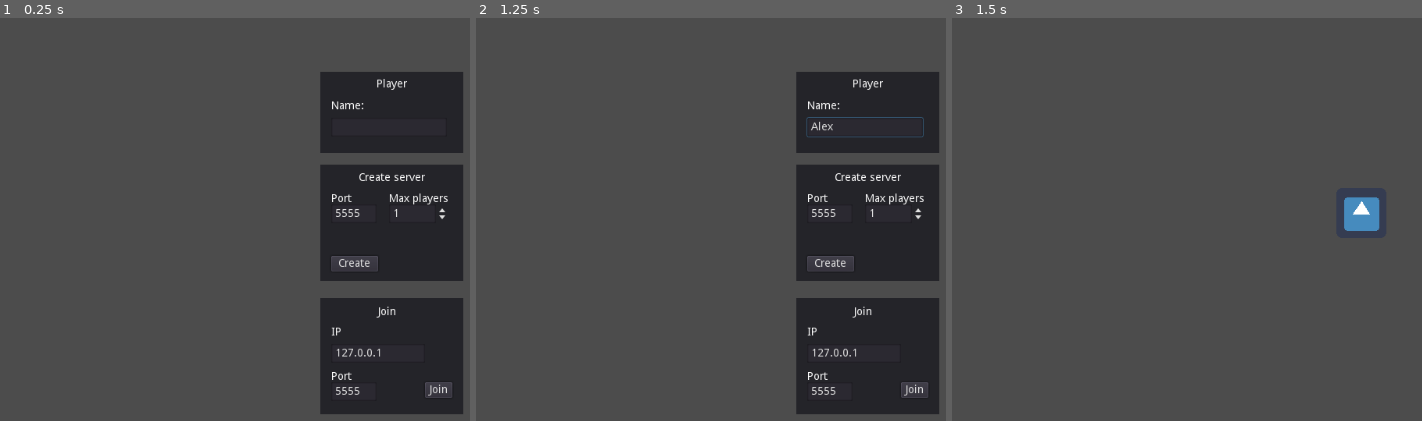
Above: before the commit, frames 1-3 (left to right).
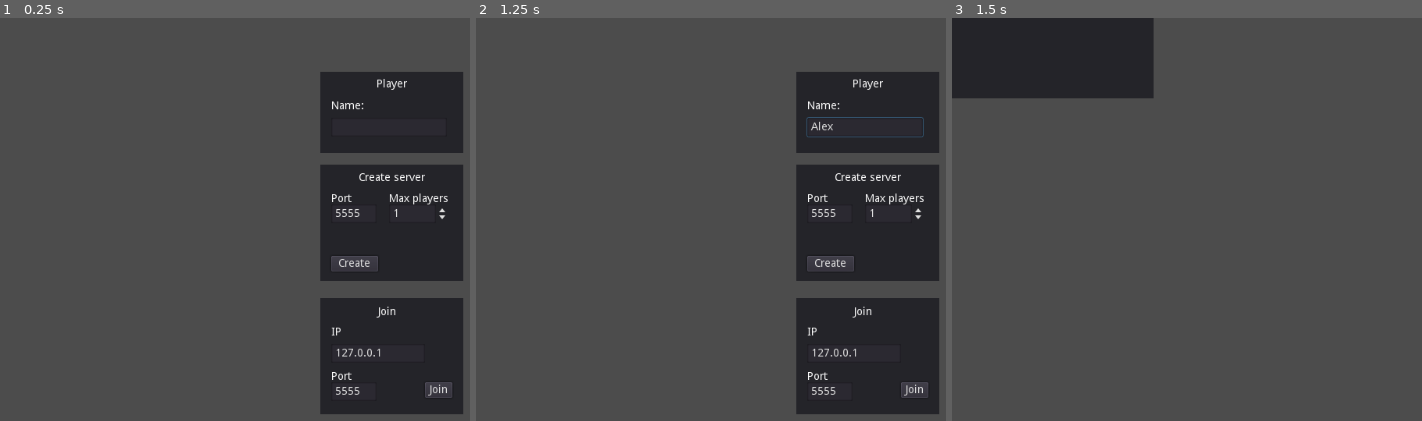
Above: after the commit, the same moments.

Repository: pattlebass/Castlecry-Survival
Game: Godot game, scene res://menus/lobby.tscn
Two runs of this game, one before a commit and one after it. Both use one fixed random seed, a clock stepped at 60 frames per second and the inputs below. The engine's default icon, where the game draws it, is replaced by a stand-in: a white triangle on a blue panel in a dark square.
Inputs (mouse positions are in pixels of both pictures, inside the frame that each line leads up to):
- Up to frame 1 (0.25 s): no input
- Up to frame 2 (1.25 s): click (866, 126) at 0.52 s; type "Alex" at 0.6 s
- Up to frame 3 (1.5 s): click "Create" at 1.25 s

Frames 1-2 are identical in both runs. In frame 3, 9.1% of the frame differs, in the area x 0-92%, y 0-53%.

Commit message:
Add files

Diff:
--- a/Castlecry Survival/game.gd
+++ b/Castlecry Survival/game.gd
@@ -1 +1,63 @@
 extends Node2D
+
+func _ready():
+	# Connect event handler to the player_list_changed signal
+	Network.connect("player_list_changed", self, "_on_player_list_changed")
+
+	# Update the lblLocalPlayer label widget to display the local player name
+	#$HUD/PanelPlayerList/lblLocalPlayer.text = gamestate.player_info.name
+
+	# Spawn the players
+	if (get_tree().is_network_server()):
+		spawn_players(Gamestate.player_info, 1)
+	else:
+		rpc_id(1, "spawn_players", Gamestate.player_info, -1)
+
+# Spawns a new player actor, using the provided player_info structure and the given spawn index
+remote func spawn_players(pinfo, spawn_index):
+	# If the spawn_index is -1 then we define it based on the size of the player list
+	if (spawn_index == -1):
+		spawn_index = Network.players.size()
+
+	if (get_tree().is_network_server() && pinfo.net_id != 1):
+		# We are on the server and the requested spawn does not belong to the server
+		# Iterate through the connected players
+		var s_index = 1      # Will be used as spawn index
+		for id in Network.players:
+			# Spawn currently iterated player within the new player's scene, skipping the new player for now
+			if (id != pinfo.net_id):
+				rpc_id(pinfo.net_id, "spawn_players", Network.players[id], s_index)
+
+			# Spawn the new player within the currently iterated player as long it's not the server
+			# Because the server's list already contains the new player, that one will also get itself!
+			if (id != 1):
+				rpc_id(id, "spawn_players", pinfo, spawn_index)
+
+			s_index += 1
+
+	# Load the scene and create an instance
+	var pclass = load(pinfo.actor_path)
+	var nactor = pclass.instance()
+	# Setup player customization (well, the color)
+	#nactor.set_dominant_color(pinfo.char_color)
+	# And the actor position
+	nactor.position = Vector2(100, 100)
+	# If this actor does not belong to the server, change the node name and network master accordingly
+	if (pinfo.net_id != 1):
+		nactor.set_network_master(pinfo.net_id)
+		nactor.set_name(str(pinfo.net_id))
+	# Finally add the actor into the world
+	add_child(nactor)
+
+
+func _on_player_list_changed():
+	# First remove all children from the boxList widget
+	for c in $HUD/Panel_Player_List/VBoxContainer.get_children():
+		c.queue_free()
+
+	# Now iterate through the player list creating a new entry into the boxList
+	for p in Network.players:
+		if (p != Gamestate.player_info.net_id):
+			var nlabel = Label.new()
+			nlabel.text = Network.players[p].name
+			$HUD/Panel_Player_List/VBoxContainer.add_child(nlabel)
--- a/Castlecry Survival/game.tscn
+++ b/Castlecry Survival/game.tscn
@@ -1,10 +1,23 @@
-[gd_scene load_steps=3 format=2]
+[gd_scene load_steps=2 format=2]
 
 [ext_resource path="res://game.gd" type="Script" id=1]
-[ext_resource path="res://assets/player/player.tscn" type="PackedScene" id=2]
 
 [node name="game" type="Node2D"]
 position = Vector2( 524, 250 )
 script = ExtResource( 1 )
 
-[node name="player" parent="." instance=ExtResource( 2 )]
+[node name="HUD" type="CanvasLayer" parent="."]
+
+[node name="Panel_Player_List" type="Panel" parent="HUD"]
+margin_right = 258.0
+margin_bottom = 103.0
+__meta__ = {
+"_edit_use_anchors_": false
+}
+
+[node name="VBoxContainer" type="VBoxContainer" parent="HUD/Panel_Player_List"]
+margin_right = 40.0
+margin_bottom = 40.0
+__meta__ = {
+"_edit_use_anchors_": false
+}
--- a/Castlecry Survival/network.gd
+++ b/Castlecry Survival/network.gd
@@ -57,11 +57,6 @@
 	print("Player connected: " + str(id))
 
 
-# Everyone gets notified whenever someone disconnects from the server
-func _on_player_disconnected(id):
-	print("Player disconnected: " + str(id))
-
-
 # Peer trying to connect to server is notified on success
 func _on_connected_to_server():
 	emit_signal("join_success")
@@ -79,6 +74,25 @@
 	get_tree().set_network_peer(null)
 
 
-# Peer is notified when disconnected from server
+remote func unregister_player(id):
+	print("Removing player ", players[id].name, " from internal table")
+	# Remove the player from the list
+	players.erase(id)
+	# And notify the list has been changed
+	emit_signal("player_list_changed")
+
+func _on_player_disconnected(id):
+	print("Player ", players[id].name, " disconnected from server")
+	# Update the player tables
+	if (get_tree().is_network_server()):
+		# Unregister the player from the server's list
+		unregister_player(id)
+		# Then on all remaining peers
+		rpc("unregister_player", id)
+
 func _on_disconnected_from_server():
 	print("Disconnected from server")
+	# Clear the internal player list
+	players.clear()
+	# Reset the player info network ID
+	Gamestate.player_info.net_id = 1
